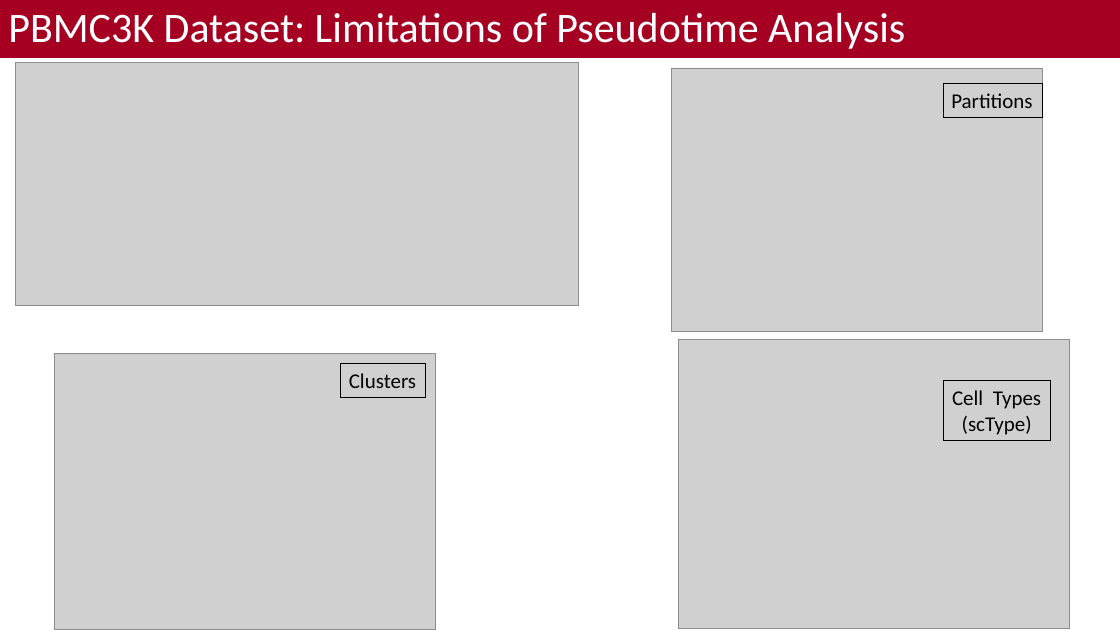
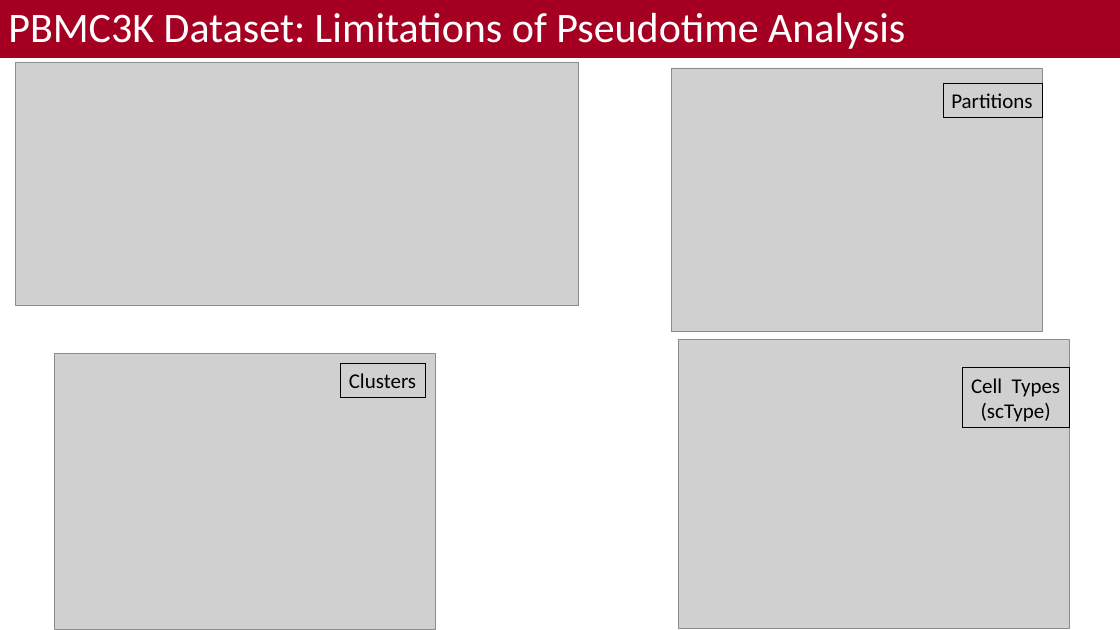
Before and after one commit to bacorli2/scrna_workshop, a slide deck: slide 15 of M6_Monocle_Pseudotime/M5_Monocle_Timeseries.pptx. Drawn at 1120x630 pixels with LibreOffice and Linux fonts; fonts in the diff are those of the drawing; grey boxes stand for pictures; background and template pictures are left out. Boxes give left, top, right and bottom in pixels: in the first picture for what was removed or moved away, otherwise in the second. Text is boxed around its words. In the diff, an @@ line names an element or a change of style, - is before the commit and + after.

```diff
--- a/M6_Monocle_Pseudotime/M5_Monocle_Timeseries.pptx
+++ b/M6_Monocle_Pseudotime/M5_Monocle_Timeseries.pptx
@@ rectangle "Cell Types": place and size @@
-rectangle "Cell Types" at (944,381,1051,440)
+rectangle "Cell Types" at (962,368,1070,428)
```
Also in this commit, not shown: 1 other slide changed.
